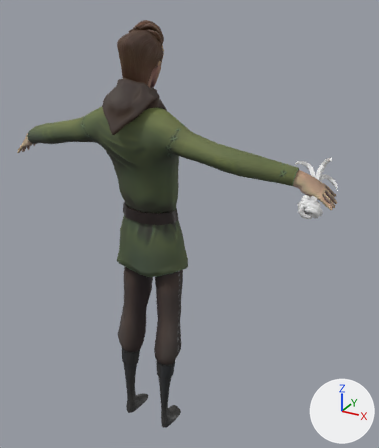
One commit to the Blender file Mhmd/Blender/Character/3rd Person/Sword_3rdPerson.blend: the scene before it, then after it.
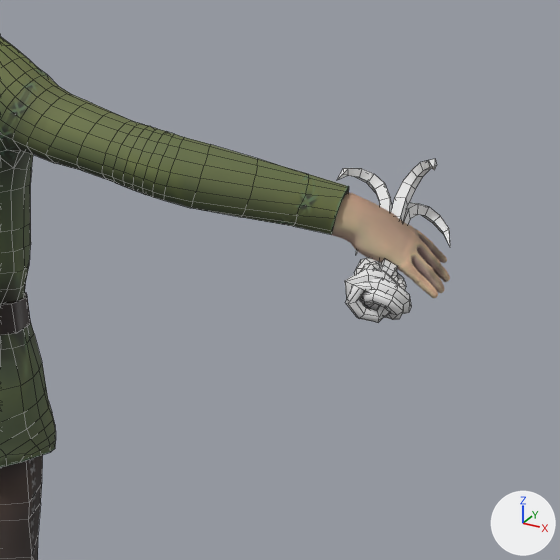
There are two pictures of each version: one whole from a 50 mm lens placed at (1.13, -1.714, 1.896), pointed at (0.123, 0.118, 0.98), one close up on the part from 44% to 100% of the width and 22% to 69% of the height. The lights are fixed; the arrows at lower right show +X, +Y and +Z. The close-ups show mesh edges as thin lines.

Objects in the first close-up: 'Hook_LP', 'mc_body.001', 'mc_clothing.003', 'mc_clothing.004'.
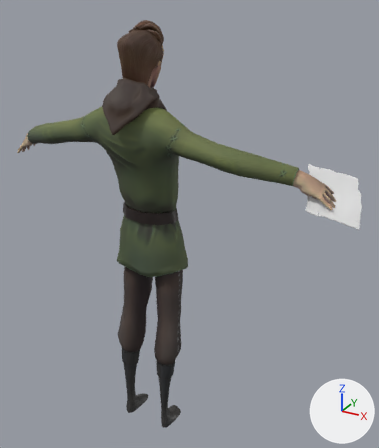
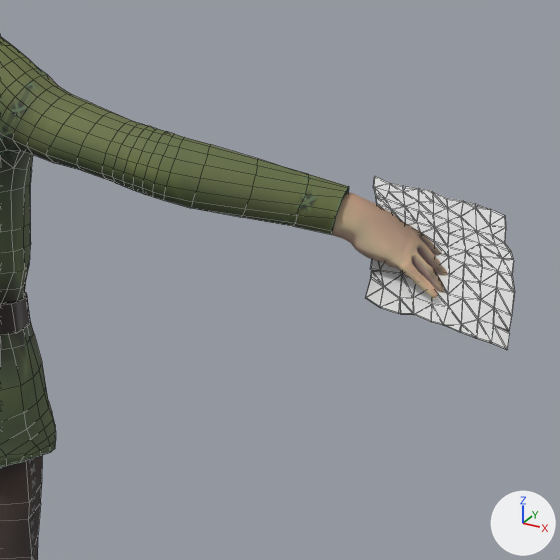
What changed in the scene script:
```text
Add mat_calltoadv_mat_002:
    mat_calltoadv_mat_002 = principled_material('CallToAdv_Mat.002')
    mat_calltoadv_mat_002.base_color = (0.8, 0.8, 0.8)  # white #e7e7e7
Add me_plane_005:
    me_plane_005.from_pydata(...)  # 218 vertices, 378 faces; spans x -0.019..0.187, y -0.035..0.04, z -0.095..0.198
    me_plane_005.materials.append(mat_calltoadv_mat_002)  # its picture is missing
Change ob_hook_lp:
    add ob_hook_lp.hide_set(True)
Add ob_page_lp_002:
    ob_page_lp_002 = bpy.data.objects.new('Page_LP.002', me_plane_005)
    ob_page_lp_002.location = (0.667, 0.035, 1.249)
    ob_page_lp_002.rotation_euler = (-1.144, 0.488, 0.464)  # degrees (-66, 28, 27)
```

Changed parts and their boxes (x1, y1, x2, y2) in the close-ups (560 x 560 px):
'Page_LP.002', added: after (365, 176, 515, 350)
'Hook_LP', hidden: before (337, 159, 450, 322)
